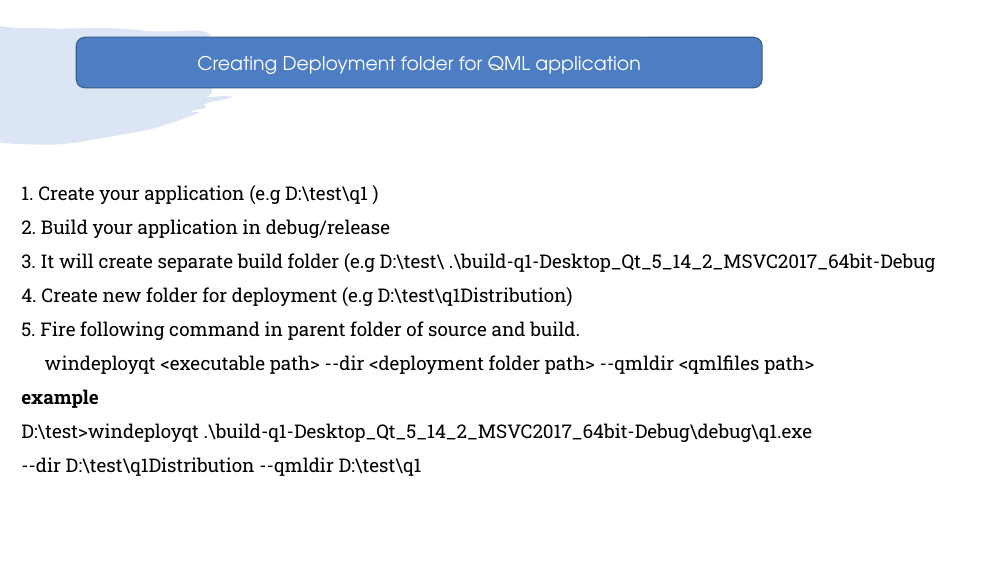
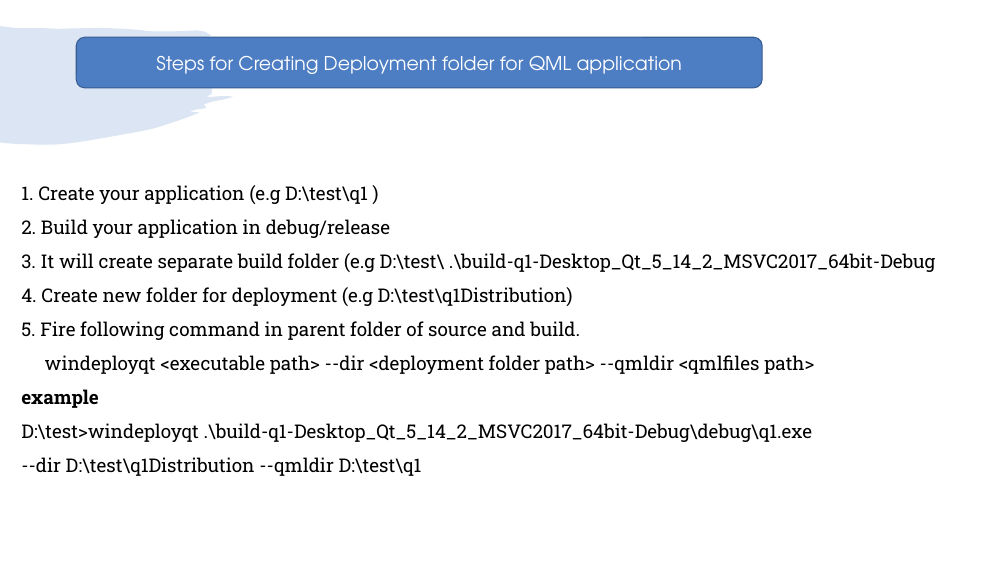
Before and after one commit to girishlande/QtProjects, a slide deck: slide 21 of learnings.pptx. Drawn at 1008x567 pixels with LibreOffice and Linux fonts; fonts in the diff are those of the drawing. Boxes give left, top, right and bottom in pixels: in the first picture for what was removed or moved away, otherwise in the second. Text is boxed around its words. In the diff, an @@ line names an element or a change of style, - is before the commit and + after.

```diff
--- a/learnings.pptx
+++ b/learnings.pptx
@@ text in rounded rectangle at box(156, 56, 682, 74): text changed @@
-Creating Deployment folder for QML application
+Steps for Creating Deployment folder for QML application
```
Also in this commit, not shown: 2 other slides changed, 1 slide added, 1 slide removed, 35 other files.
